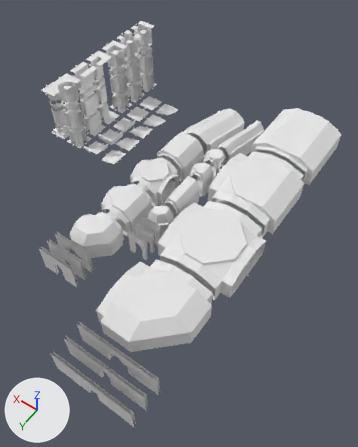
An edit to the Blender file assets/components.blend, drawn before and after from the same camera.
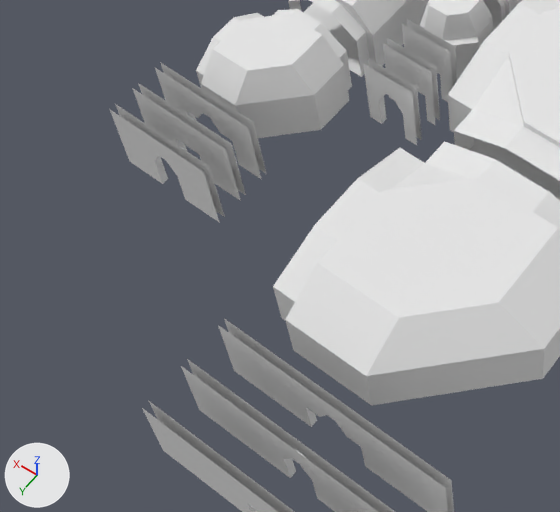
Each version appears first whole from a 50 mm camera at (-28.3, 61.2, 78.1) aimed at (7.4, 11.3, -0.3), and next in a close-up on the part from 0% to 55% of the width and 47% to 87% of the height. Every picture has the same lights, and +X, +Y and +Z are marked at lower left.

Before the edit, the objects in view are built like this:
```python
me_cube_002 = bpy.data.meshes.new('Cube.002')
me_cube_002.from_pydata(...)  # 53 vertices, 47 faces; spans x -7.2..8.0, y -8.0..7.2, z 0.0..6.0
me_cube_002.materials.append(mat_material_001)  # white #e7e7e7
me_cube_154 = bpy.data.meshes.new('Cube.154')
me_cube_154.from_pydata(...)  # 40 vertices, 27 faces; spans x -2.0..2.0, y -0.25..0.25, z 0.0..6.0
me_cube_154.materials.append(mat_material_001)  # white #e7e7e7
me_cube_159 = bpy.data.meshes.new('Cube.159')
me_cube_159.from_pydata(...)  # 56 vertices, 37 faces; spans x -4.0..4.0, y -0.25..0.25, z 0.0..6.0
me_cube_159.materials.append(mat_material_001)  # white #e7e7e7
ob_2way_extrawide_01 = bpy.data.objects.new('2way_extrawide_01', me_cube_002)
ob_2way_extrawide_01.location = (-2.0, 31.0, 0.0)
ob_doorway_narrow_02 = bpy.data.objects.new('Doorway_narrow_02', me_cube_154)
ob_doorway_narrow_02.location = (9.0, 22.0, 0.0)
ob_doorway_wide_01 = bpy.data.objects.new('doorway_wide_01', me_cube_159)
ob_doorway_wide_01.location = (17.62, 30.0, 0.0)
# also in view: 'doorway_wide_01.001' at (-2.0, 41.0, 3.0); '3way_wide_01' at (16.8, 16.0, 3.0); 'Doorway_narrow_01' at (9.0, 20.0, 3.0); '2way_narrow_01' at (9.0, 15.0, 3.0); 'doorway_wide_02' at (17.6, 34.0, 3.0)
```
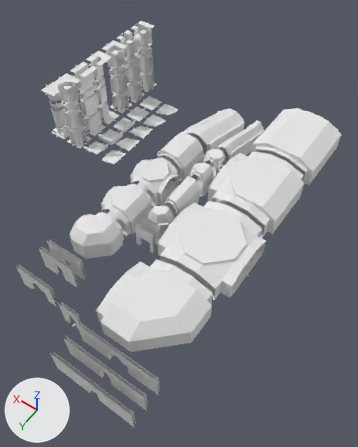
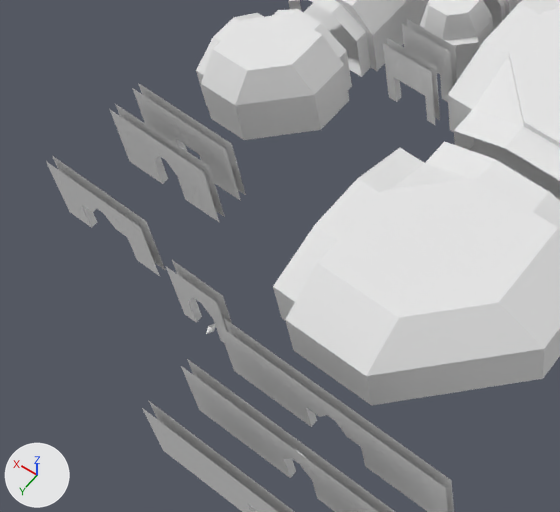
Commit message: Changing the components file to include a door with connector nodes

Where the change shows, as pixel boxes (x1, y1, x2, y2) in the close-ups (560 x 512 px):
'doorway_wide_01', moved: before (155, 62, 267, 180); after (46, 156, 166, 276)
'Doorway_narrow_02', moved: before (363, 58, 422, 145); after (166, 260, 232, 342)
'>Floor_Flat.040', now drawn: after (206, 326, 214, 334)
'<Floor_Flat.040', now drawn: after (210, 324, 216, 331)

The change, as a list of edits to the scene's bpy script:
```text
Change ob_doorway_narrow_02:
    ob_doorway_narrow_02.location: (9.0, 22.0, 0.0) -> (9.0, 40.0, 0.0)
Change ob_doorway_wide_01:
    ob_doorway_wide_01.location: (17.62, 30.0, 0.0) -> (18.0, 39.0, 0.0)
```
